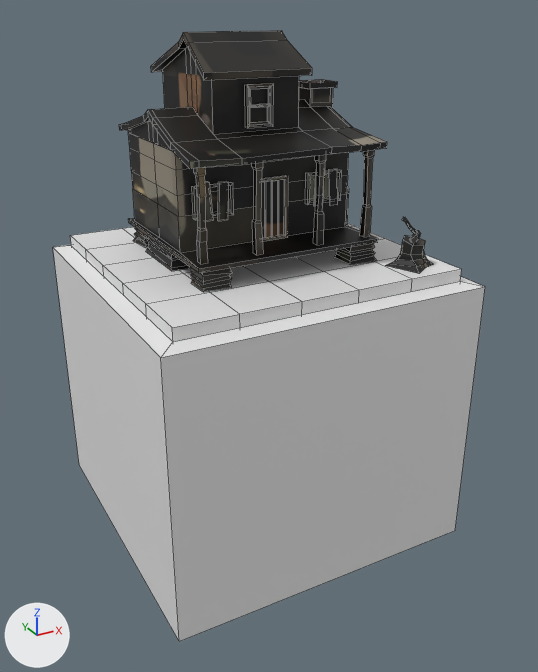
Two versions of the FBX model Assets/Imports/Models/Reworked/tile_spawner_playerhouse.fbx, one commit apart.
Both versions are drawn from a camera (50 mm lens) standing at (-0.0413, -0.0795, 0.0644) and looking at (0.0008, -0.0029, 0.0261). Every picture has the same lights, and +X, +Y and +Z are marked at lower left. Mesh edges are drawn as thin lines. Where no turn or scale is listed for an object, it has been applied to the vertices.

The first picture shows 'Ground', 'LowerLever', 'Tile'.
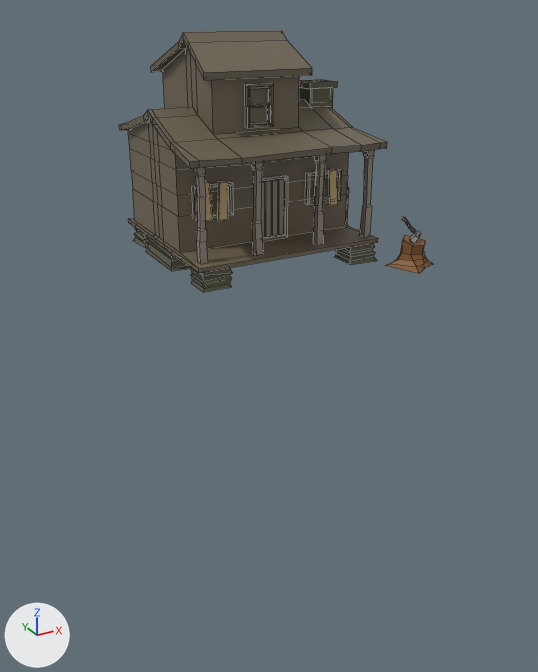
The newer file is also turned or shifted as a whole; pictures and numbers use the older file's frame.

Boxes (x1, y1, x2, y2) around the edits, measured in the pictures (538 x 672 px; the box of a moved part takes in the faces that stretch with it):
'Tile', deleted
    before: (53, 244, 485, 641)
'LowerLever', surface changed, reshaped (black to brown)
    both: (119, 30, 434, 292)
'Ground', deleted
    before: (70, 223, 462, 342)
part 1 of me_cube_003, moved or reshaped
    both: (128, 48, 199, 273)
part 2 of me_cube_003, recoloured (black to brown)
    both: (131, 46, 378, 273)

The change in detail:
In material 'Chimney' (mat_chimney), texture is no longer img_playerhouse_mat_png.
In material 'Chimney' (mat_chimney), base_color is now set to (0.105, 0.105, 0.0627), dark yellow #5b5b47.
In material 'Roof' (mat_roof), texture is no longer img_playerhouse_mat_png.
In material 'Roof' (mat_roof), base_color is now set to (0.148, 0.122, 0.081), brown #6b6250.
In material 'whitewood' (mat_whitewood), texture is no longer img_playerhouse_mat_png.
In material 'whitewood' (mat_whitewood), base_color is now set to (0.308, 0.264, 0.217), grey #978c80.
In material 'planks' (mat_planks), texture is no longer img_playerhouse_mat_png.
In material 'planks' (mat_planks), base_color is now set to (0.596, 0.437, 0.22), brown #cbb181.
In material 'treestump' (mat_treestump), texture is no longer img_playerhouse_mat_png.
In material 'treestump' (mat_treestump), base_color is now set to (0.236, 0.1, 0.0248), brown #85592c.
Material 'Level.001' (mat_level_001) is new.
Its base color is (0.17, 0.137, 0.0904) (brown #736755).
me_cube_003 is used by ob_lowerlever; location (0.0032, 0.0021, 0.044).
me_cube_003 had 935 vertices, 862 faces and spanned x -0.0157..0.0132, y -0.0189..0.01, z -0.0073..0.0181.
me_cube_003 now has 934 vertices, 860 faces and spans x -0.0157..0.0132, y -0.0189..0.01, z -0.0073..0.0181.
Part 1, on me_cube_003:
30 vertices are removed from x -0.0147..0.0076, y -0.0068..0.0088, z 0.0065..0.0095.
75 faces are deleted.
29 vertices are added at x -0.0151..0.0053, y -0.003..0.0013, z -0.005..0.0095.
35 new faces join them, mat_level_001 (brown #726855).
38 new faces join them, mat_whitewood (grey #978c80).
me_cube_003 part 2: 34 faces spanning x -0.0152..0.0081, y -0.013..0.0099, z -0.005..0.0174 switch from mat_level (picture img_playerhouse_mat_png) to mat_level_001 (brown #726855).
Object 'Ground' (ob_ground) is deleted.
Object 'Tile' (ob_tile) is deleted.
